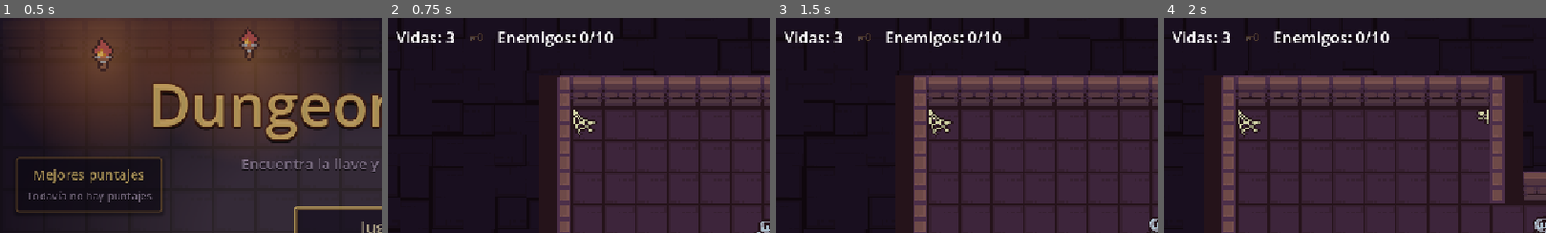
Above: before the commit, frames 1-4 (left to right).
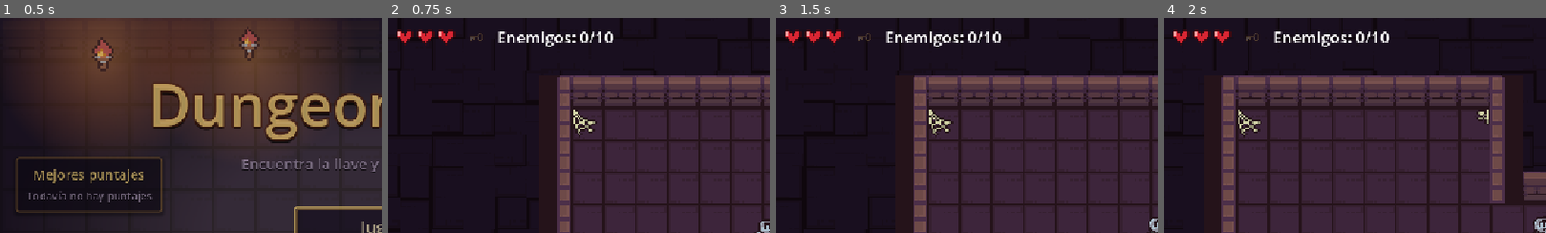
Above: after the commit, the same moments.

Repository: Thegreenmarshadow/dungeon-escape
Game: Godot game, scene res://scenes/MainMenu.tscn
Two runs of this game, one before a commit and one after it. Both use one fixed random seed, a clock stepped at 60 frames per second and the inputs below.
Inputs (mouse positions are % of the whole screen's width and height, from its top left):
- Up to frame 1 (0.5 s): no input
- Up to frame 2 (0.75 s): click "Jugar" at 0.5 s
- Up to frame 3 (1.5 s): tap Enter at 1.25 s; move the mouse to (72, 45) at 1.27 s; hold Right (move_right) from 1.28 s (still down); tap Space (attack) at 1.35 s; click (72, 45) at 1.42 s
- Up to frame 4 (2 s): keep holding Right (move_right)
The pictures show only the part of the screen within x 0-50%, y 0-50%; the shares and areas given below are measured in that part.

Frame 1 is identical in both runs. In frame 2, 0.8% of the frame differs, in the area x 2-18%, y 5-13%; in frame 3, 0.8%; in frame 4, 0.8%.

Commit message:
feat(hud): show lives as heart icons

Diff:
--- a/scenes/HUD.tscn
+++ b/scenes/HUD.tscn
@@ -19,11 +19,10 @@
 layout_mode = 2
 theme_override_constants/separation = 16
 
-[node name="LivesLabel" type="Label" parent="TopBar/HBox"]
+[node name="LivesHearts" type="HBoxContainer" parent="TopBar/HBox"]
 unique_name_in_owner = true
 layout_mode = 2
-theme_override_font_sizes/font_size = 24
-text = "Vidas: 3"
+theme_override_constants/separation = 4
 
 [node name="KeyIcon" type="TextureRect" parent="TopBar/HBox"]
 unique_name_in_owner = true
--- a/scripts/heart.gd
+++ b/scripts/heart.gd
@@ -47,7 +47,7 @@
 
 
 func _ready() -> void:
-	sprite.texture = _get_texture()
+	sprite.texture = get_texture()
 	_start_bob()
 
 
@@ -81,7 +81,9 @@
 	tween.tween_property(sprite, "position:y", 0.0, bob_time)
 
 
-static func _get_texture() -> Texture2D:
+## Dibujo del corazón; lo comparten los corazones del suelo y las vidas de la
+## HUD.
+static func get_texture() -> Texture2D:
 	if _texture == null:
 		var image := Image.create_empty(PIXELS[0].length(), PIXELS.size(), false, Image.FORMAT_RGBA8)
 		for y in PIXELS.size():
--- a/scripts/hud.gd
+++ b/scripts/hud.gd
@@ -12,8 +12,10 @@
 
 ## Duración del fundido de entrada de la pantalla de Game Over, en segundos.
 const GAME_OVER_FADE_TIME := 0.5
+## Tamaño de cada corazón de vida: el dibujo de 9x8 escalado x3.
+const LIFE_ICON_SIZE := Vector2(27, 24)
 
-@onready var lives_label: Label = %LivesLabel
+@onready var lives_hearts: HBoxContainer = %LivesHearts
 @onready var key_icon: TextureRect = %KeyIcon
 @onready var kills_label: Label = %KillsLabel
 @onready var message_label: Label = %MessageLabel
@@ -43,8 +45,28 @@
 	set_has_key(false)
 
 
-func set_lives(lives: int) -> void:
-	lives_label.text = "Vidas: %d" % lives
+## Muestra un corazón por cada vida máxima: llenos los que quedan y apagados
+## los perdidos, igual que la llave.
+func set_lives(lives: int, max_lives: int) -> void:
+	var count := maxi(lives, max_lives)
+	while lives_hearts.get_child_count() < count:
+		lives_hearts.add_child(_make_life_icon())
+	while lives_hearts.get_child_count() > count:
+		var extra := lives_hearts.get_child(lives_hearts.get_child_count() - 1)
+		lives_hearts.remove_child(extra)
+		extra.queue_free()
+	for i in count:
+		var icon: TextureRect = lives_hearts.get_child(i)
+		icon.modulate = Color.WHITE if i < lives else Color(1, 1, 1, 0.25)
+
+
+func _make_life_icon() -> TextureRect:
+	var icon := TextureRect.new()
+	icon.texture = Heart.get_texture()
+	icon.custom_minimum_size = LIFE_ICON_SIZE
+	icon.expand_mode = TextureRect.EXPAND_IGNORE_SIZE
+	icon.stretch_mode = TextureRect.STRETCH_KEEP_ASPECT_CENTERED
+	return icon
 
 
 ## Muestra la llave opaca si el jugador la tiene y apagada si no.
--- a/scripts/level.gd
+++ b/scripts/level.gd
@@ -34,7 +34,7 @@
 	player.lives = Game.lives
 
 	# Estado inicial de la interfaz.
-	hud.set_lives(player.lives)
+	hud.set_lives(player.lives, player.max_lives)
 	hud.set_has_key(player.has_key)
 
 	# Cada enemigo se agrega al grupo "enemies" en EnemyBase._ready.
@@ -63,7 +63,7 @@
 
 func _on_lives_changed(lives: int) -> void:
 	Game.lives = lives
-	hud.set_lives(lives)
+	hud.set_lives(lives, player.max_lives)
 
 
 func _on_enemy_died(_enemy: EnemyBase) -> void:
